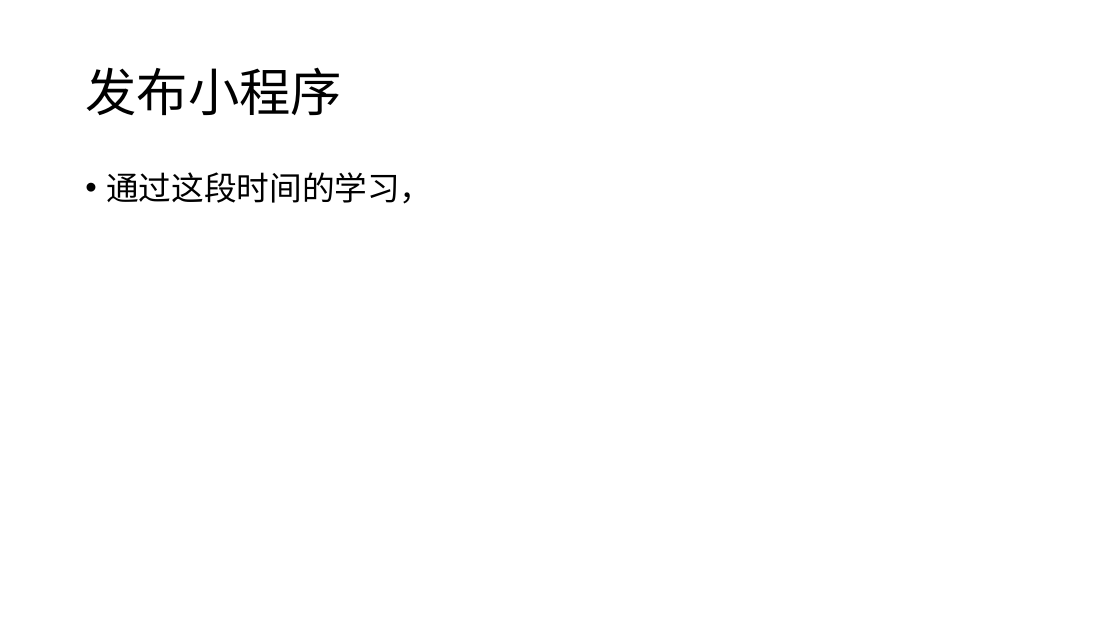
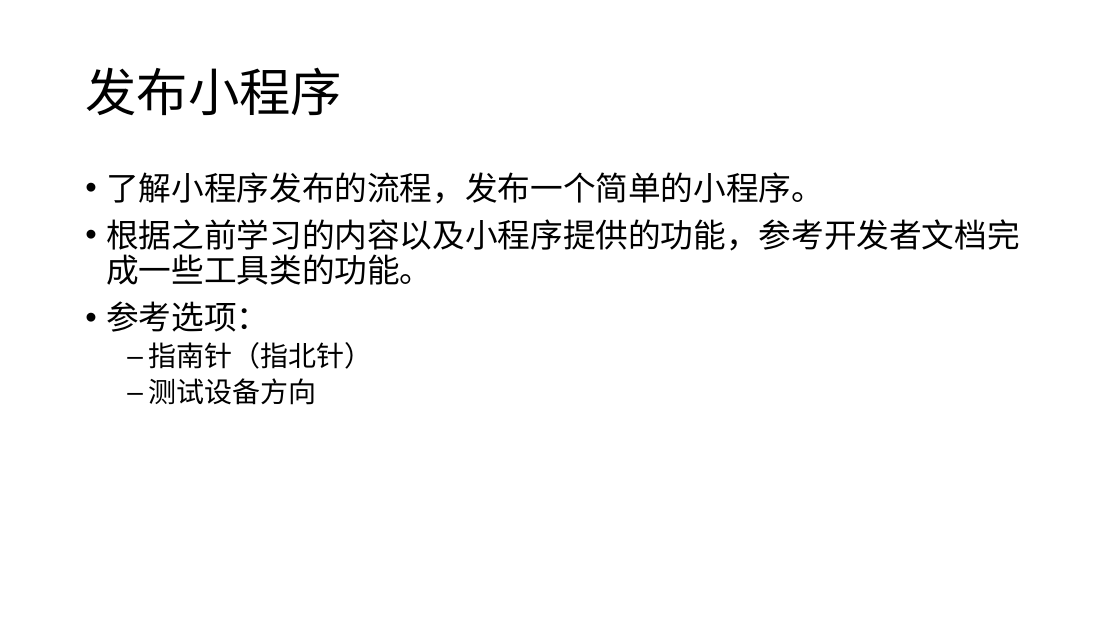
Before and after one commit to edu2act/course-wechat-and-miniprogram, a slide deck: slide 2 of materials/ch05/ch05_1-发布简单的小程序.pptx. Drawn at 1120x630 pixels with LibreOffice and Linux fonts; fonts in the diff are those of the drawing. Boxes give left, top, right and bottom in pixels: in the first picture for what was removed or moved away, otherwise in the second. Text is boxed around its words. In the diff, an @@ line names an element or a change of style, - is before the commit and + after.

```diff
--- a/materials/ch05/ch05_1-发布简单的小程序.pptx
+++ b/materials/ch05/ch05_1-发布简单的小程序.pptx
@@ text at [106,172,1019,405]: text changed @@
-• 通过这段时间的学习，
+• 了解小程序发布的流程，发布一个简单的小程序。
+• 根据之前学习的内容以及小程序提供的功能，参考开发者文档完成一些工具类的功能。
+• 参考选项：
+  – 指南针（指北针）
+  – 测试设备方向
```
Also in this commit, not shown: 1 slide removed, 12 other files.
